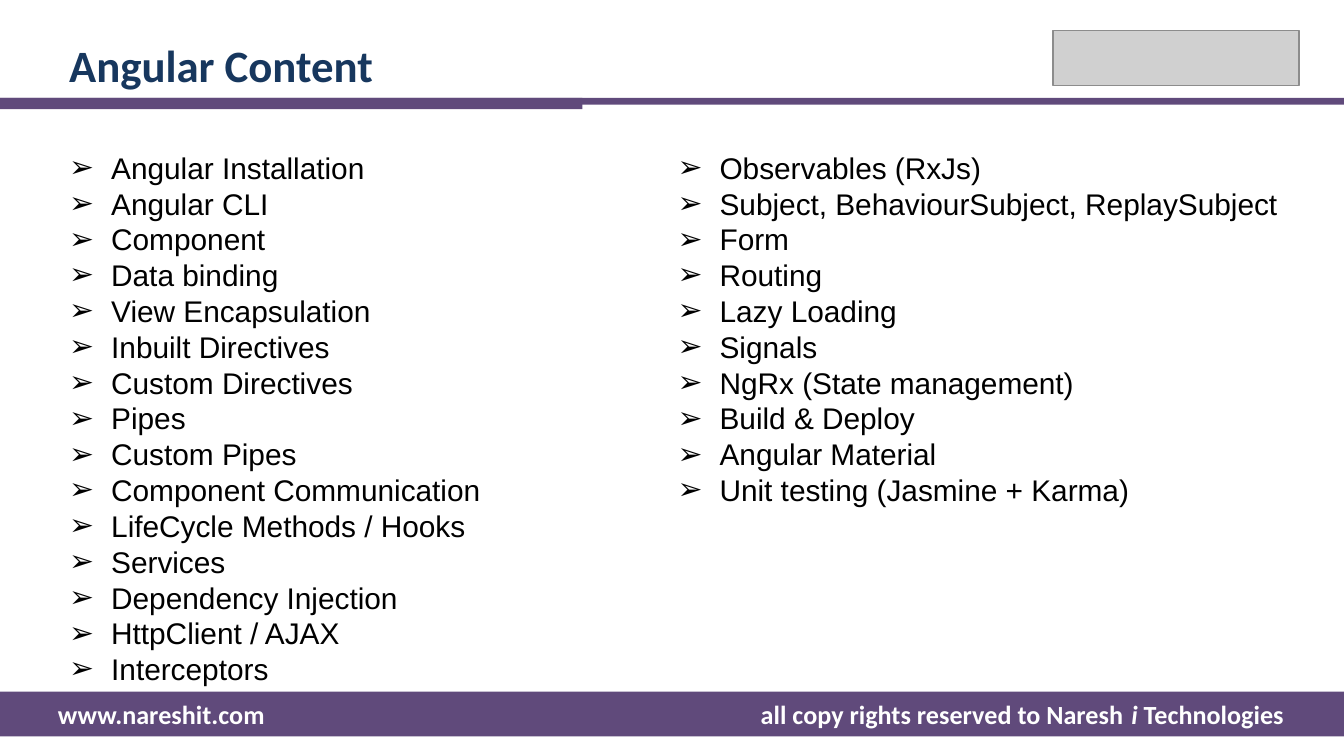
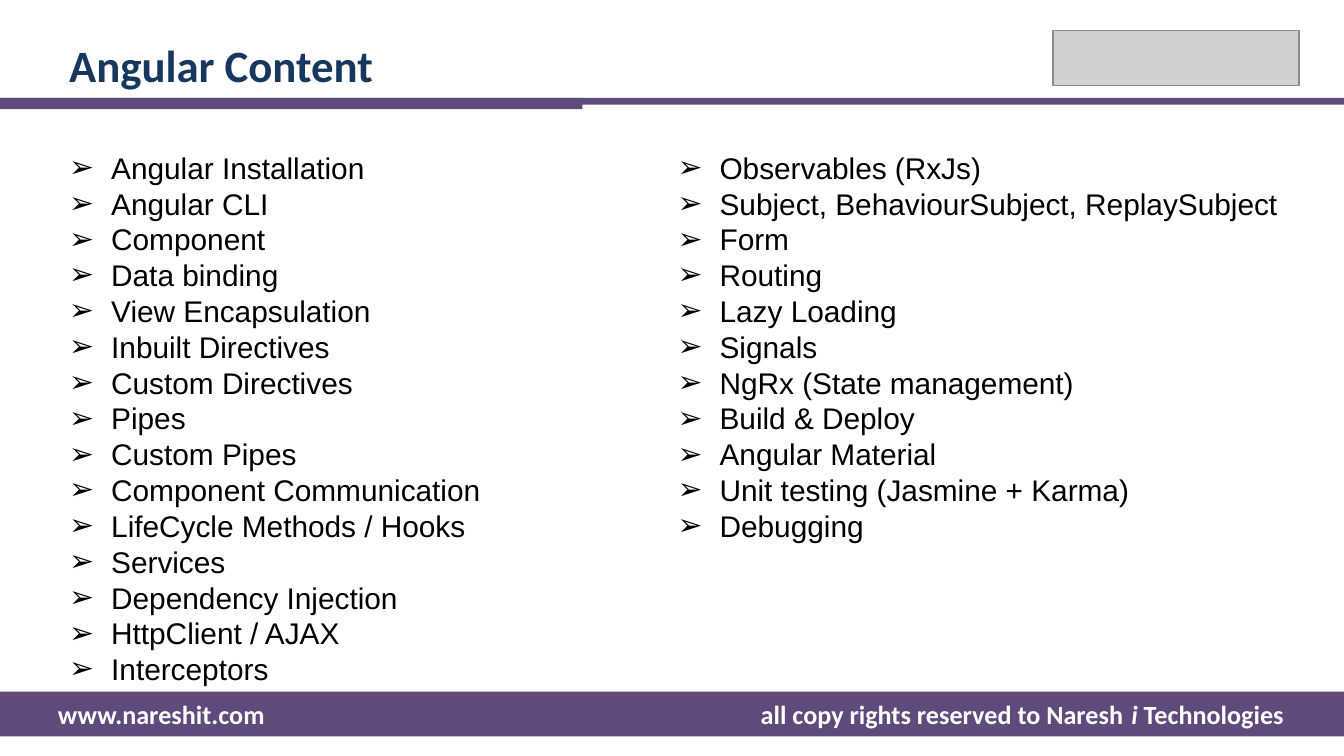
Before and after one commit to sanjaysamantra1/nareshIT_angular_03_dec_2025, a slide deck: slide 5 of day_1_december_3/Angular_Demo_NareshIT.pptx. Drawn at 1344x756 pixels with LibreOffice and Linux fonts; fonts in the diff are those of the drawing; grey boxes stand for pictures. Boxes give left, top, right and bottom in pixels: in the first picture for what was removed or moved away, otherwise in the second. Text is boxed around its words. In the diff, an @@ line names an element or a change of style, - is before the commit and + after.

```diff
--- a/day_1_december_3/Angular_Demo_NareshIT.pptx
+++ b/day_1_december_3/Angular_Demo_NareshIT.pptx
@@ text at (720, 515, 864, 542): paragraph added @@
+➢ Debugging
```
Also in this commit, not shown: 3 other files.
